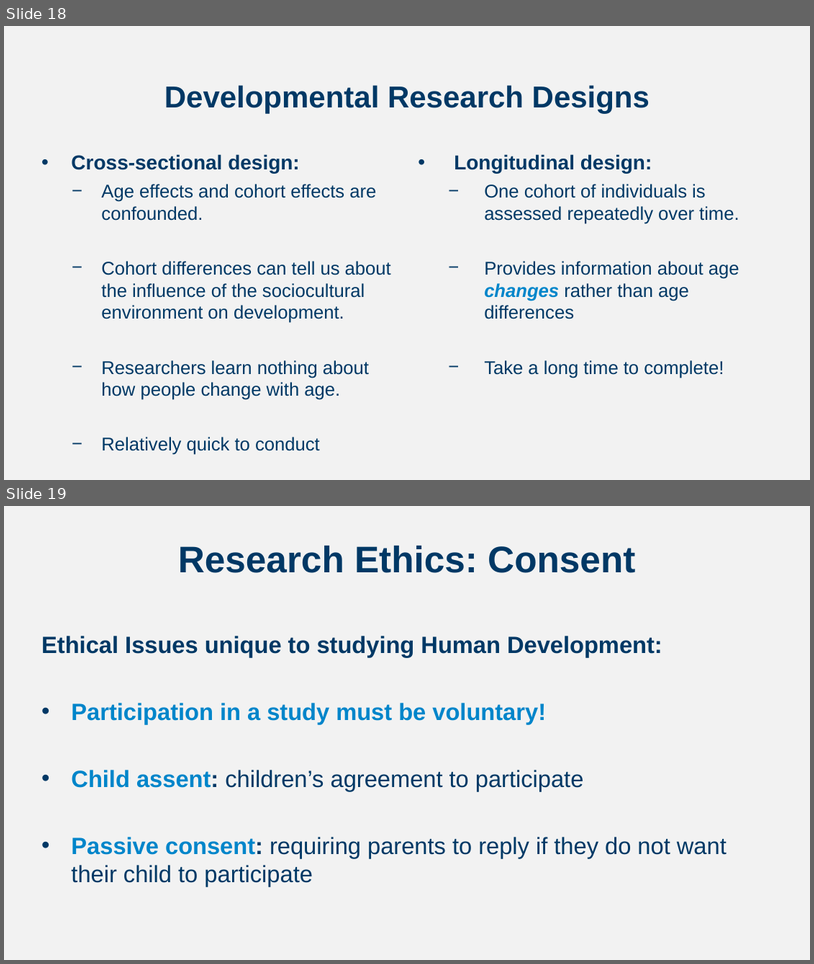
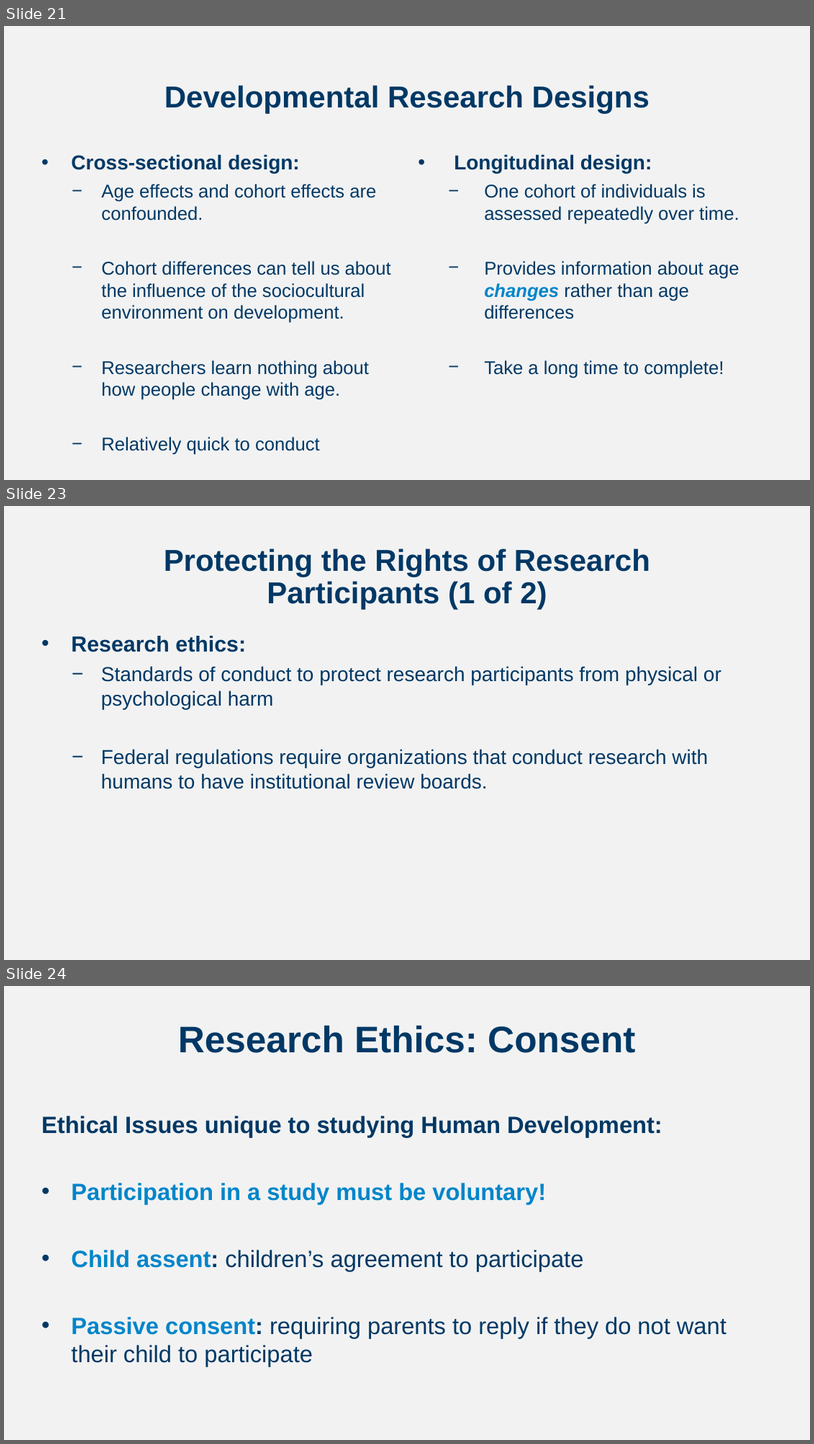
Before and after one commit to npm27/Teaching-Materials, a slide deck: Developmental Fall 24/Slides/Chapter 1.pptx. Shown one above the other, each under a label of ours: slides 18 and 19 before the commit, slides 21, 23 and 24 after it; the slides between them are not shown. The pictures are 814x964 and 814x1444 pixels, drawn with LibreOffice and Linux fonts; fonts in the diff are those of the drawing. Boxes give left, top, right and bottom in pixels: in the first picture for what was removed or moved away, otherwise in the second. Text is boxed around its words. In the diff, an @@ line names an element or a change of style, - is before the commit and + after.

```diff
--- a/Developmental Fall 24/Slides/Chapter 1.pptx
+++ b/Developmental Fall 24/Slides/Chapter 1.pptx
@@ slide 23 added at (4, 506, 810, 960), background #F2F2F2 @@
@@ title added at (164, 548, 651, 610), 36 pt, text #003865, bold @@
+Protecting the Rights of Research Participants (1 of 2)
@@ text added at (71, 636, 722, 789), 24 pt, text #003865 @@
+• Research ethics:
+  − Standards of conduct to protect research participants from physical or psychological harm
+  − Federal regulations require organizations that conduct research with humans to have institutional review boards.
@@ what was slide 18 is now slide 21 @@
@@ what was slide 19 is now slide 24 @@
```
Also in this commit, not shown: 5 other slides added, 7 other files.
